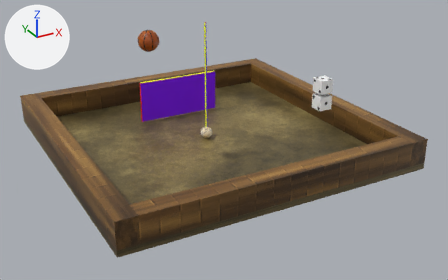
Renders of the COLLADA model gameplay-samples/sample04-sandbox/res/sandbox.dae from each side of a commit.
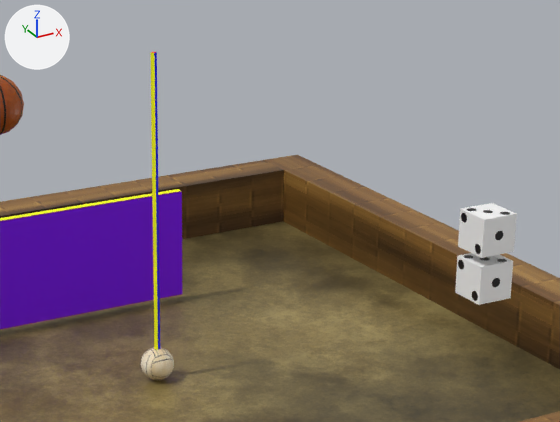
Each version appears first whole from a 50 mm lens placed at (-0.88, -1.722, 0.838), pointed at (0.022, -0.081, 0.018), and next in a close-up on the part from 34% to 78% of the width and 1% to 55% of the height. Arrows for +X, +Y and +Z are at upper left; the lights stay in place. Where no turn or scale is listed for an object, it has been applied to the vertices.

Script lines for the objects in view, before the commit:
```python
me_basketballshape = bpy.data.meshes.new('basketballShape')
me_basketballshape.from_pydata(...)  # a UV sphere (16 segments, 16 rings, poles along y) spanning x -0.03..0.03, y -0.03..0.03, z -0.03..0.03
me_basketballshape.materials.append(mat_basketball_material)  # picture img_basketball_png
me_die_topshape = bpy.data.meshes.new('die_topShape')
me_die_topshape.from_pydata(...)  # a box spanning x -0.02..0.02, y -0.02..0.02, z -0.02..0.02
me_die_topshape.materials.append(mat_die_material)  # picture img_die_png
me_volleyballshape = bpy.data.meshes.new('volleyballShape')
me_volleyballshape.from_pydata(...)  # 274 vertices, 544 faces; spans x -0.02..0.02, y -0.0201..0.0201, z -0.02..0.02
me_volleyballshape.materials.append(mat_volleyball_material)  # picture img_volleyball_png
ob_basketball = bpy.data.objects.new('basketball', me_basketballshape)
ob_basketball.location = (-0.2506, -0.1446, 0.399)
ob_die_top = bpy.data.objects.new('die_top', me_die_topshape)
ob_die_top.location = (0.18, -0.3797, 0.27)
ob_volleyball = bpy.data.objects.new('volleyball', me_volleyballshape)
ob_volleyball.location = (0.0, 0.0003, 0.02)
# also in view: 'door' at (0.004, 0.224, 0.08); 'wall_east' at (0.47, 0.0, 0.04); 'wall_north' at (0.0, 0.47, 0.04); 'ground' at (0.0, 0.0, -0.01); 'die_bottom' at (0.18, -0.38, 0.22)
```
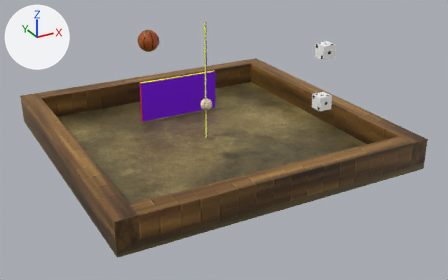
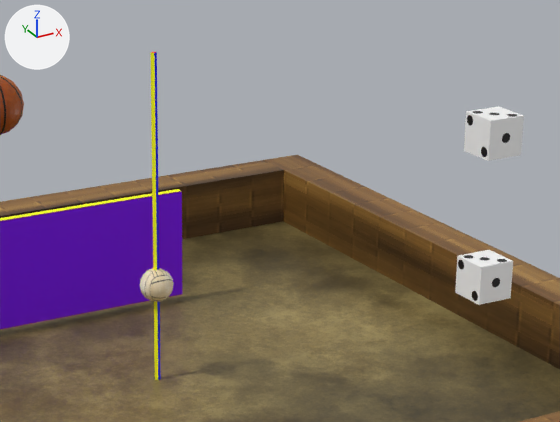
Where the change shows, as pixel boxes (x1, y1, x2, y2) in the close-ups (560 x 422 px):
'die_top', moved
    before: (458, 203, 517, 258)
    after: (464, 106, 524, 161)
'volleyball', moved
    before: (141, 347, 174, 380)
    after: (139, 268, 174, 302)

The change, as a list of edits to the scene's bpy script:
```text
Change ob_die_top:
    ob_die_top.location: (0.18, -0.3797, 0.27) -> (0.18, -0.3797, 0.37)
Change ob_volleyball:
    ob_volleyball.location: (0.0, 0.0003, 0.02) -> (0.0, 0.0003, 0.12)
```
